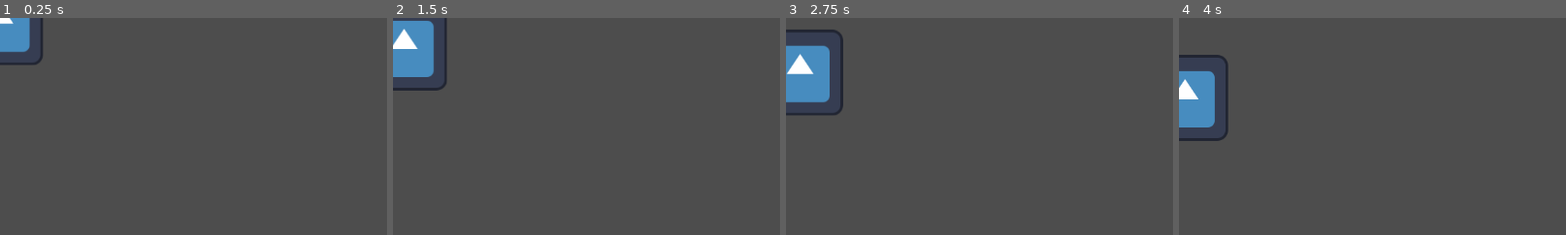
Above: before the commit, frames 1-4 (left to right).
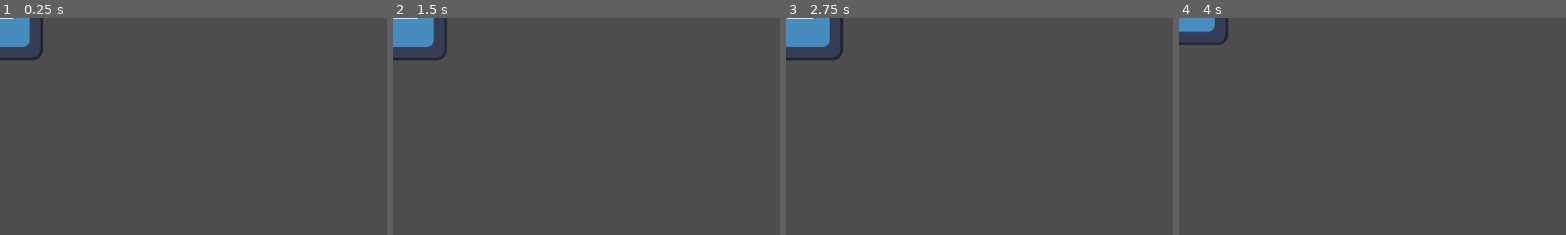
Above: after the commit, the same moments.

Repository: lucasrm148/Gonsaves-dias-the-game
Game: Godot game, scene res://scenes/player.tscn
The game is run twice, just before and just after one commit, with the same random seed, the same clock (stepped at 60 frames per second) and the same inputs. The project has no main scene, so this scene is started directly. The engine's default icon, where the game draws it, is replaced by a stand-in: a white triangle on a blue panel in a dark square.
Inputs:
- Up to frame 1 (0.25 s): no input
- Up to frame 2 (1.5 s): hold Right (ui_right) 0.53-1.28 s; hold Left (ui_left) from 1.28 s (still down)
- Up to frame 3 (2.75 s): release Left (ui_left) at 2.03 s; hold Right (ui_right) from 2.03 s (still down)
- Up to frame 4 (4 s): release Right (ui_right) at 2.78 s; hold Up (ui_up) 2.78-3.53 s; hold Left (ui_left) from 3.53 s (still down)
The pictures show only the part of the screen within x 0-50%, y 0-50%; the shares and areas given below are measured in that part.

The runs differ from the first frame. In frame 1, 0.6% of the frame differs, in the area x 0-12%, y 0-22%; in frame 2, 2.2%; in frame 3, 4.8%, in the area x 0-15%, y 0-45%; in frame 4, 3.8%.

Commit message:
Revert "imagens"
This reverts commit 3dcd90f1a89252b8fa174ab7ee96018025f1a4bf.

Diff:
--- /dev/null
+++ b/Node2D.gd
@@ -0,0 +1,12 @@
+extends Node2D
+
+
+# Called when the node enters the scene tree for the first time.
+func _ready():
+	pass # Replace with function body.
+
+
+# Called every frame. 'delta' is the elapsed time since the previous frame.
+func _process(delta):
+	if Input.is_action_pressed("ui_right"):
+		position.x+= 30
--- a/palmeira.tscn
+++ /dev/null
@@ -1,10 +0,0 @@
-[gd_scene load_steps=2 format=3 uid="uid://cs67o03qjw78e"]
-
-[ext_resource type="Texture2D" uid="uid://ba5swgklqxegp" path="res://caption.jpg" id="1_xjixs"]
-
-[node name="palmeira" type="Node2D"]
-
-[node name="Sprite2D" type="Sprite2D" parent="."]
-position = Vector2(15, 204)
-scale = Vector2(0.054, 1.0025)
-texture = ExtResource("1_xjixs")
--- a/scripts/player.gd
+++ b/player.gd
@@ -3,7 +3,6 @@
 var salto = 30
 var move_teste =false
 var direction = 1
-var solo = false
 @onready var texture :=$AnimatedSprite
 # Called when the node enters the scene tree for the first time.
 func _ready():
@@ -30,21 +29,10 @@
 		$AnimatedSprite.scale.x = -1
 		move_teste = true
 
-	if Input.is_action_pressed("ui_up") and solo:#pulo
+	if Input.is_action_pressed("ui_up"):#pulo
 		position.y-= salto*delta
-		texture.play("default")
-		move_teste =true
-		false
-	else:
-		position.y+= salto*delta
 		texture.play("default")
 		move_teste =true
 
 	if !move_teste:# parado
 		texture.play("default")#para a animação quando parado
-
-
-
-func _on_area_2d_body_entered(body):
-	solo = true
-	pass # Replace with function body.
--- a/scenes/cobra.tscn
+++ /dev/null
@@ -1,3 +0,0 @@
-[gd_scene format=3 uid="uid://c3w0c6lr2xuqt"]
-
-[node name="Cobra" type="Node2D"]
--- a/scenes/folha.tscn
+++ /dev/null
@@ -1,21 +0,0 @@
-[gd_scene load_steps=3 format=3 uid="uid://cx8r6xlktiog5"]
-
-[ext_resource type="Texture2D" uid="uid://gvtr7birkgu1" path="res://icon.svg" id="1_qy5bx"]
-
-[sub_resource type="RectangleShape2D" id="RectangleShape2D_o8sla"]
-size = Vector2(56, 14)
-
-[node name="folha" type="Node2D"]
-
-[node name="Sprite2D" type="Sprite2D" parent="."]
-position = Vector2(27.5, 6)
-scale = Vector2(0.460938, 0.109375)
-texture = ExtResource("1_qy5bx")
-
-[node name="RigidBody2D" type="RigidBody2D" parent="Sprite2D"]
-position = Vector2(-59.661, -54.8572)
-scale = Vector2(2.16949, 9.14286)
-
-[node name="CollisionShape2D" type="CollisionShape2D" parent="Sprite2D/RigidBody2D"]
-position = Vector2(28, 6)
-shape = SubResource("RectangleShape2D_o8sla")
--- a/scenes/player.tscn
+++ b/scenes/player.tscn
@@ -1,7 +1,7 @@
 [gd_scene load_steps=7 format=3 uid="uid://bdu8wsih2mlgh"]
 
-[ext_resource type="Script" path="res://scripts/player.gd" id="1_x1yyw"]
-[ext_resource type="Texture2D" uid="uid://gvtr7birkgu1" path="res://icon.svg" id="2_gs43w"]
+[ext_resource type="Script" path="res://player.gd" id="1_212md"]
+[ext_resource type="Texture2D" path="res://icon.svg" id="2_gs43w"]
 
 [sub_resource type="SpriteFrames" id="SpriteFrames_nefby"]
 animations = [{
@@ -22,10 +22,10 @@
 
 [sub_resource type="SegmentShape2D" id="SegmentShape2D_lbvtl"]
 a = Vector2(54, 63)
-b = Vector2(-86, 64)
+b = Vector2(-60, 63)
 
 [node name="player" type="Node2D"]
-script = ExtResource("1_x1yyw")
+script = ExtResource("1_212md")
 
 [node name="AnimatedSprite" type="AnimatedSprite2D" parent="."]
 position = Vector2(0, -1)
@@ -41,16 +41,15 @@
 shape = SubResource("RectangleShape2D_ayr85")
 
 [node name="Area_de_detequição" type="Area2D" parent="AnimatedSprite"]
+visible = false
 
 [node name="formato" type="CollisionShape2D" parent="AnimatedSprite/Area_de_detequição"]
 position = Vector2(2.5, -5)
 shape = SubResource("RectangleShape2D_ml6v1")
 
 [node name="Area2D" type="Area2D" parent="AnimatedSprite"]
-position = Vector2(0, 16)
+position = Vector2(0, 1)
 
 [node name="CollisionShape2D" type="CollisionShape2D" parent="AnimatedSprite/Area2D"]
-position = Vector2(23, 6)
+position = Vector2(4, 4)
 shape = SubResource("SegmentShape2D_lbvtl")
-
-[connection signal="body_entered" from="AnimatedSprite/Area2D" to="." method="_on_area_2d_body_entered"]
Binary file removed: imagens/41fbc7e4-8831-49b8-86e9-81235e0afeed-PhotoRoom.jpg
Binary file removed: imagens/WhatsApp Image 2023-09-30 at 11.54.41 (1).jpeg
Binary file removed: imagens/WhatsApp Image 2023-09-30 at 11.54.41.jpeg
Binary file removed: imagens/f88afa3c-1844-4c82-b439-ff6685e7d902-PhotoRoom.png
Not shown, changed: music/1 audio.mp3.import
Not shown, changed: music/2 audio.mp3.import
Not shown, changed: music/3 audio.mp3.import
Not shown, changed: music/4 audio.mp3.import
Not shown, changed: music/5 audio.mp3.import
Not shown, changed: music/6 audio.mp3.import
Not shown, changed: music/7.mp3.import
